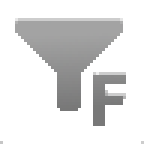
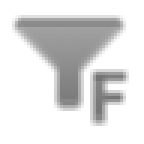
Layers edited between the first and the second (144, 144) image:
painted on "Shadow" over [0, 18, 144, 144]
painted on "Glow" over [15, 21, 126, 126]
moved "Foreground" above "Shape", painted on it over [12, 15, 129, 126]
